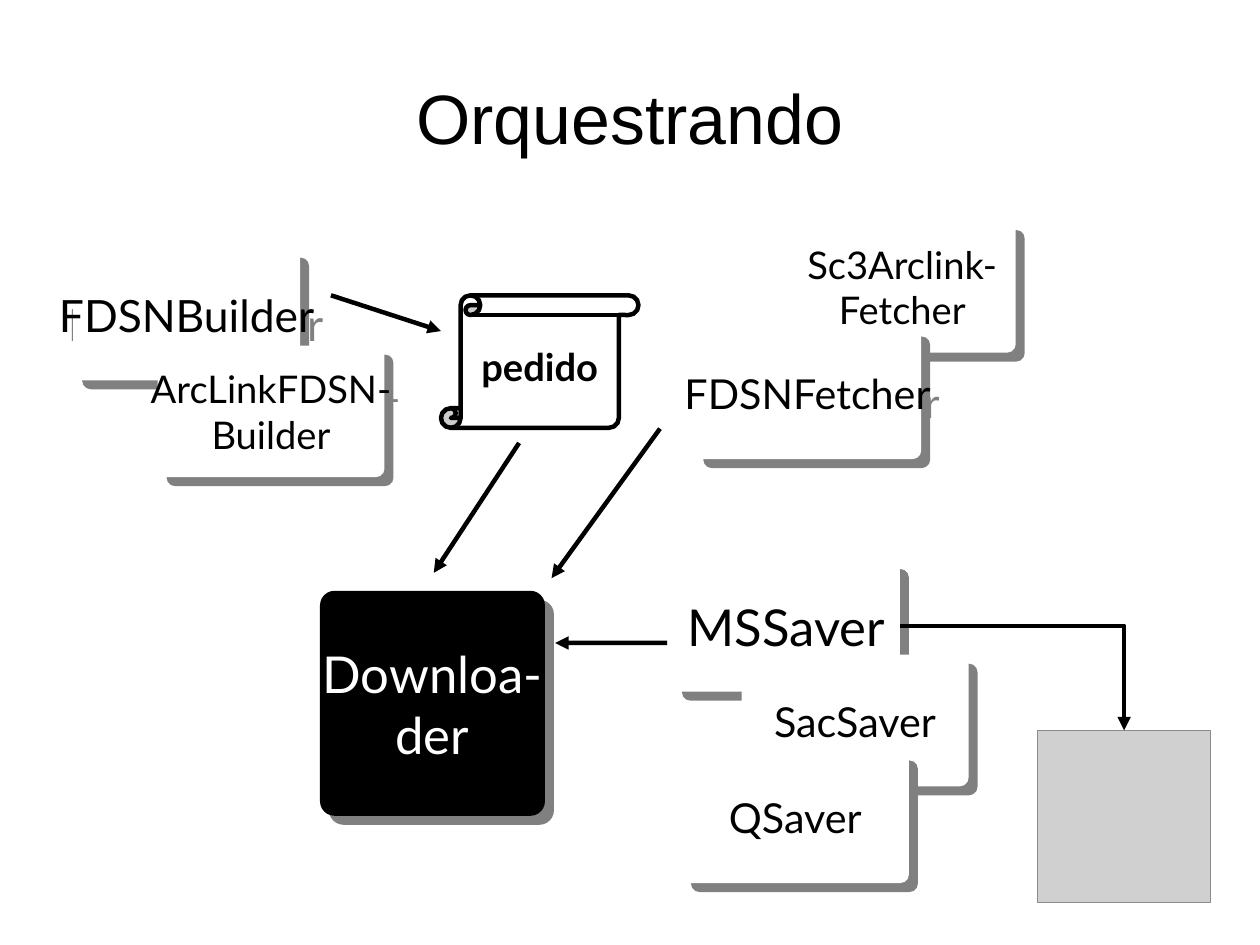
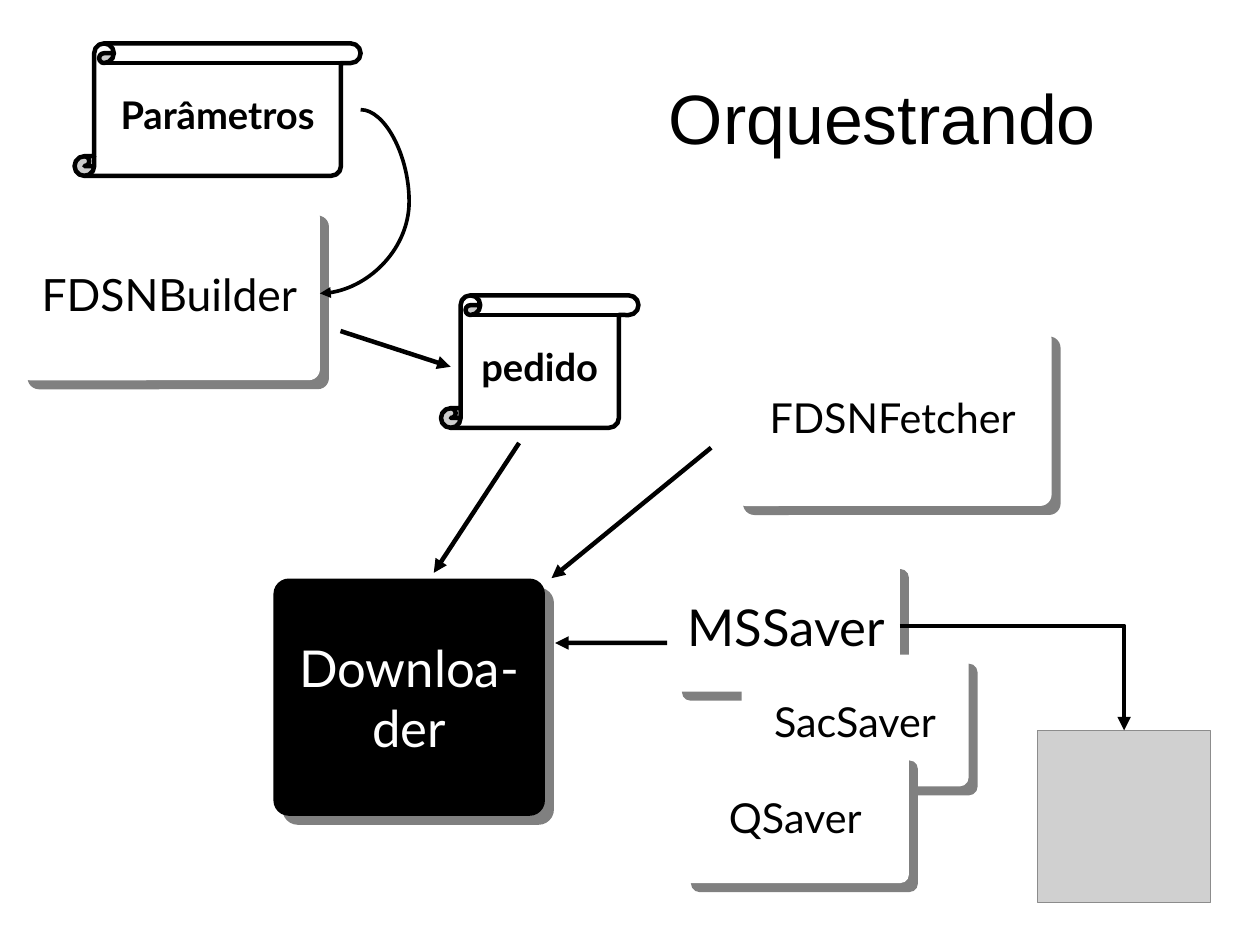
Before and after one commit to marcelobianchi/fetchtool, a slide deck: slide 7 of doc/fetchtool-intro.odp. Drawn at 1260x945 pixels with LibreOffice and Linux fonts; fonts in the diff are those of the drawing; grey boxes stand for pictures. Boxes give left, top, right and bottom in pixels: in the first picture for what was removed or moved away, otherwise in the second. Text is boxed around its words. In the diff, an @@ line names an element or a change of style, - is before the commit and + after.

```diff
--- a/doc/fetchtool-intro.odp
+++ b/doc/fetchtool-intro.odp
@@ vertical scroll added at (74, 43, 360, 176), fill #FFFFFF, outline #000000 2.83 pt, 24 pt, text #000000, bold @@
+Parâmetros
@@ title "Orquestrando": place and size @@
-title "Orquestrando" at (416, 93, 843, 157)
+title "Orquestrando" at (669, 93, 1096, 157)
@@ curved arrow added from (361, 110) to (320, 294), #000000 2.3 pt @@
@@ rounded rectangle "FDSNBuilder": place and size @@
-rounded rectangle "FDSNBuilder" at (73, 249, 301, 381)
+rounded rectangle "FDSNBuilder" at (18, 207, 320, 381)
@@ rounded rectangle removed at (789, 221, 1016, 352) @@
-Sc3Arclink-
-Fetcher
@@ rounded rectangle "FDSNFetcher": place and size @@
-rounded rectangle "FDSNFetcher" at (694, 327, 922, 458)
+rounded rectangle "FDSNFetcher" at (734, 327, 1052, 505)
@@ rounded rectangle removed at (158, 345, 385, 477) @@
-ArcLinkFDSN-
-Builder
@@ arrow moved from (332, 295) - (441, 332) to (341, 332) - (450, 367) @@
@@ arrow moved from (660, 429) - (552, 579) to (711, 448) - (552, 579) @@
@@ rounded rectangle "Downloa-": place and size @@
-rounded rectangle "Downloa-" at (320, 591, 545, 816)
+rounded rectangle "Downloa-" at (273, 579, 545, 816)
```
Also in this commit, not shown: 12 other slides changed, 7 slides added, 18 slides removed, 2 other files.
